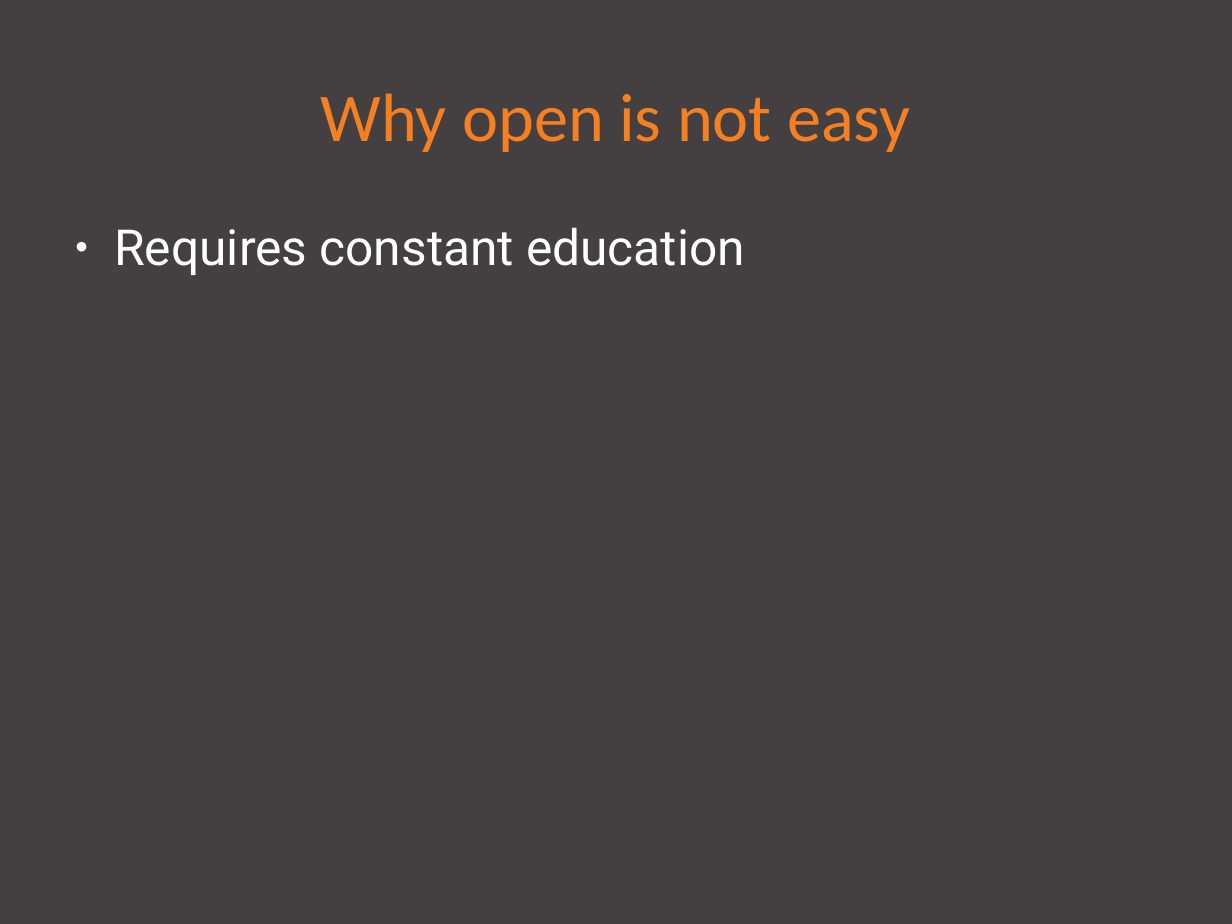
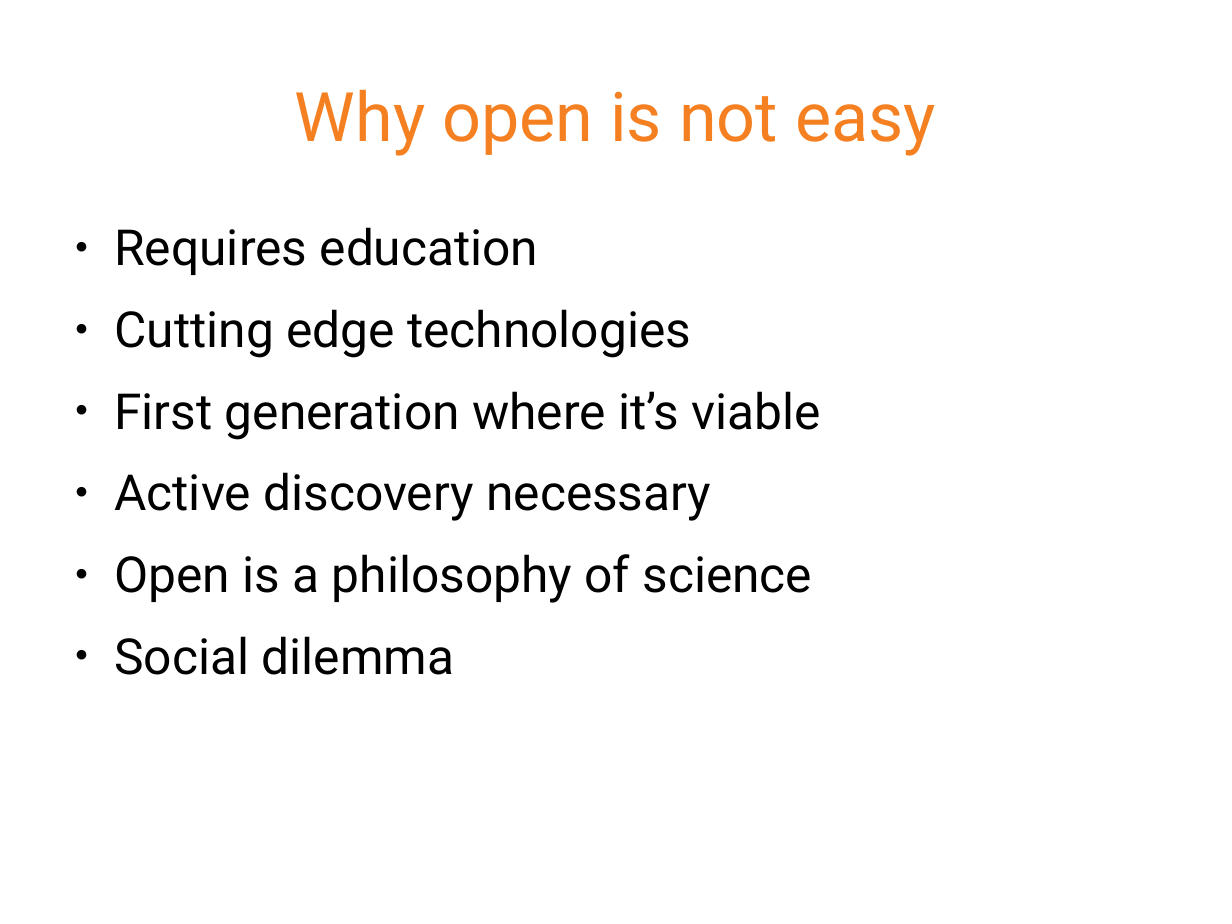
Before and after one commit to chartgerink/talks, a slide deck: slide 23 of 2017_2018/20171024oa-week/presentation.odp (slide 4 before the commit). Drawn at 1232x924 pixels with LibreOffice and Linux fonts; fonts in the diff are those of the drawing; background and template pictures are left out. Boxes give left, top, right and bottom in pixels: in the first picture for what was removed or moved away, otherwise in the second. Text is boxed around its words. In the diff, an @@ line names an element or a change of style, - is before the commit and + after.

```diff
--- a/2017_2018/20171024oa-week/presentation.odp
+++ b/2017_2018/20171024oa-week/presentation.odp
@@ background #444041 to #FFFFFF @@
@@ title "Why open is not easy" at (x1=295, y1=89, x2=936, y2=156): font Calibri to Roboto @@
@@ text at (x1=114, y1=227, x2=821, y2=675): text changed; text colour #FFFFFF to #000000 @@
-● Requires constant education
+● Requires education
+● Cutting edge technologies
+● First generation where it’s viable
+● Active discovery necessary
+● Open is a philosophy of science
+● Social dilemma
```
Also in this commit, not shown: 3 other slides changed, 22 slides added, 3 slides removed, 1 other file.
